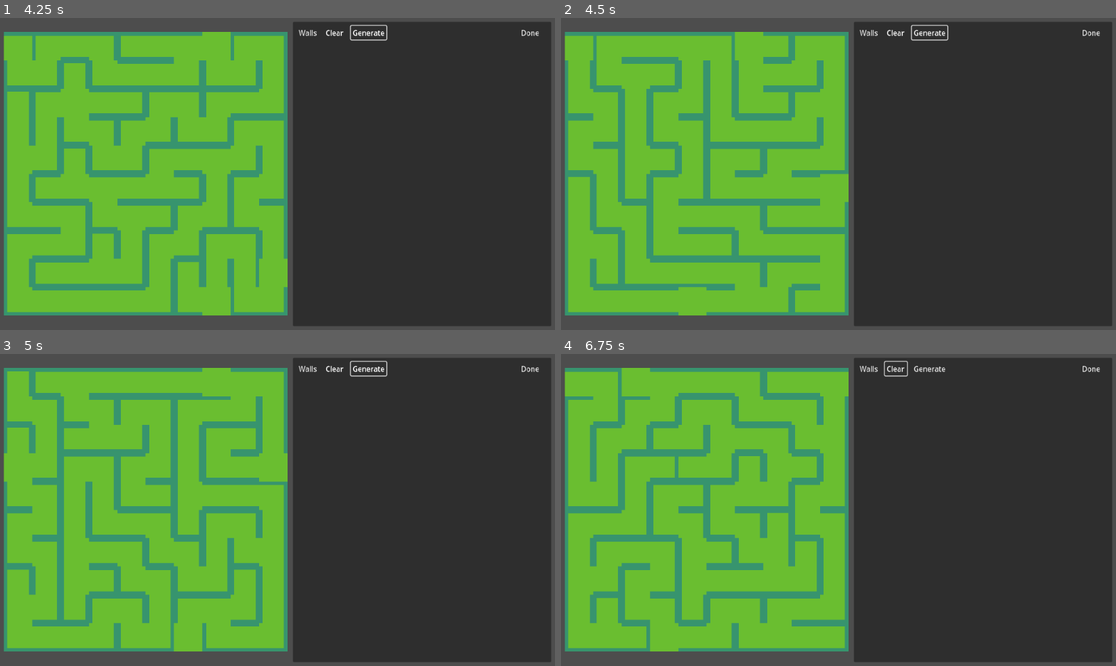
Above: before the commit, frames 1-4 (two rows, left to right).
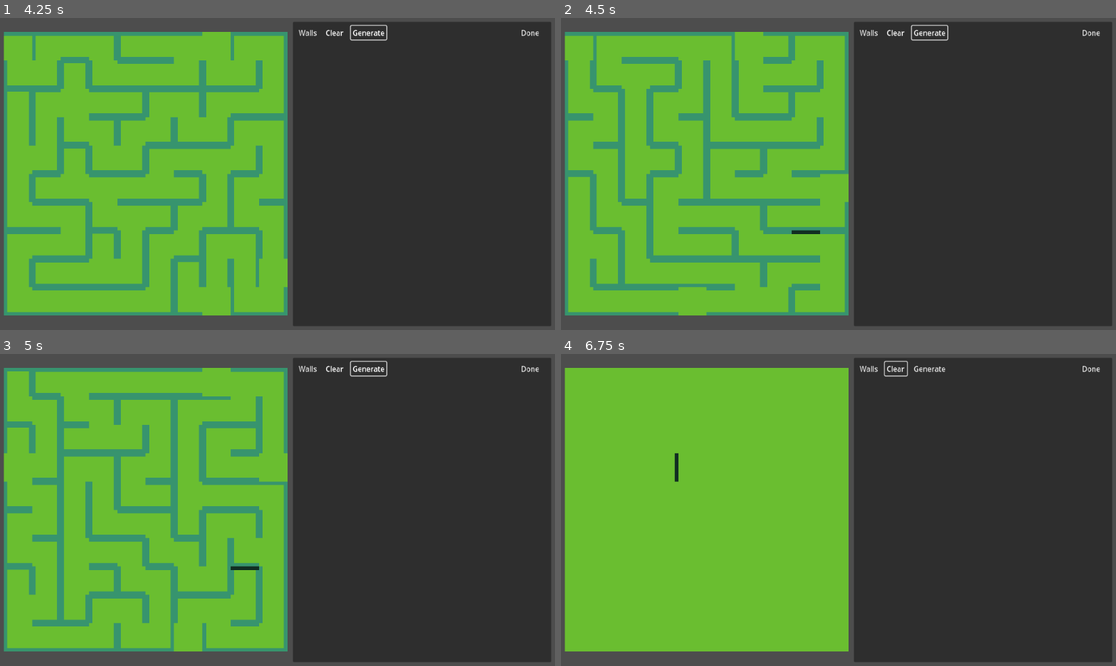
Above: after the commit, the same moments.

Repository: oleksandr-burlakov/labyrinth-game
Game: Godot game, scene res://scenes/map_editor.tscn
Two runs of this game, one before a commit and one after it. Both use one fixed random seed, a clock stepped at 60 frames per second and the inputs below. This scene is started directly instead of the project's main scene.
Inputs (mouse positions are in pixels of both pictures, inside the frame that each line leads up to):
- Up to frame 1 (4.25 s): click "Clear" at 0.5 s; click "Done" at 1.25 s; click "Done" at 2 s; click "Walls" at 2.75 s; click "Generate" at 3.5 s
- Up to frame 2 (4.5 s): tap Enter at 4.25 s; move the mouse to (810, 236) at 4.27 s; press the mouse at (810, 236) at 4.28 s; hold Up from 4.28 s (still down)
- Up to frame 3 (5 s): keep holding Up; tap Space at 4.52 s; right-click (249, 572) at 4.55 s
- Up to frame 4 (6.75 s): move the mouse to (1005, 556) at 5.02 s; release the mouse at (1005, 556) at 5.03 s; right-click (1005, 556) at 5.1 s; tap Space at 5.27, 5.75 s; click (1005, 556) at 5.3 s; move the mouse to (672, 463) at 5.77 s; release Up at 5.78 s; press the mouse at (672, 463) at 5.78 s; hold Left from 5.78 s (still down); right-click (672, 463) at 6.05 s; tap Enter at 6.5 s; move the mouse to (866, 510) at 6.52 s; release the mouse at (866, 510) at 6.53 s; right-click (866, 510) at 6.6 s

Frame 1 is identical in both runs. In frame 2, less than 0.1% of the frame differs, in the area x 41-47%, y 67-70%; in frame 3, less than 0.1%; in frame 4, 11%, in the area x 0-52%, y 4-96%.

Commit message:
Added hover on mouse editing, added hold add walls, and remove walls

Diff:
--- /dev/null
+++ b/maps/hover_map.tres
@@ -0,0 +1,27 @@
+[gd_resource type="TileSet" load_steps=3 format=3 uid="uid://daq3k0ka3qtye"]
+
+[ext_resource type="Texture2D" uid="uid://buskstbw8xss8" path="res://sprites/new_cells_trans.png" id="1_aaidq"]
+
+[sub_resource type="TileSetAtlasSource" id="TileSetAtlasSource_m1jof"]
+texture = ExtResource("1_aaidq")
+texture_region_size = Vector2i(64, 64)
+0:1/0 = 0
+0:0/0 = 0
+1:0/0 = 0
+2:0/0 = 0
+3:0/0 = 0
+3:1/0 = 0
+3:2/0 = 0
+2:2/0 = 0
+2:1/0 = 0
+1:1/0 = 0
+1:2/0 = 0
+0:2/0 = 0
+1:3/0 = 0
+2:3/0 = 0
+3:3/0 = 0
+0:3/0 = 0
+
+[resource]
+tile_size = Vector2i(64, 64)
+sources/0 = SubResource("TileSetAtlasSource_m1jof")
--- a/maps/tile_set.tres
+++ b/maps/tile_set.tres
@@ -1,7 +1,8 @@
-[gd_resource type="TileSet" load_steps=7 format=3 uid="uid://dni8hjctop85a"]
+[gd_resource type="TileSet" load_steps=9 format=3 uid="uid://dni8hjctop85a"]
 
 [ext_resource type="Texture2D" uid="uid://ihju2vaxhyuv" path="res://sprites/Border-1.png" id="1_hpgs2"]
 [ext_resource type="Texture2D" uid="uid://df1ycruocf4kc" path="res://sprites/tile-1.png" id="2_s5urp"]
+[ext_resource type="Texture2D" uid="uid://buskstbw8xss8" path="res://sprites/new_cells_trans.png" id="3_5qhuo"]
 [ext_resource type="Texture2D" uid="uid://byjdtuv2jcili" path="res://sprites/new_cells.png" id="3_kq7rk"]
 
 [sub_resource type="TileSetAtlasSource" id="TileSetAtlasSource_xvbub"]
@@ -49,6 +50,26 @@
 texture_region_size = Vector2i(64, 64)
 0:0/0 = 0
 
+[sub_resource type="TileSetAtlasSource" id="TileSetAtlasSource_haejs"]
+texture = ExtResource("3_5qhuo")
+texture_region_size = Vector2i(64, 64)
+1:0/0 = 0
+2:0/0 = 0
+3:0/0 = 0
+0:1/0 = 0
+1:1/0 = 0
+2:1/0 = 0
+3:1/0 = 0
+0:2/0 = 0
+1:2/0 = 0
+2:2/0 = 0
+3:2/0 = 0
+0:3/0 = 0
+1:3/0 = 0
+2:3/0 = 0
+3:3/0 = 0
+0:0/0 = 0
+
 [sub_resource type="TileSetAtlasSource" id="TileSetAtlasSource_jbbmk"]
 texture = ExtResource("3_kq7rk")
 texture_region_size = Vector2i(64, 64)
@@ -92,3 +113,4 @@
 sources/0 = SubResource("TileSetAtlasSource_xvbub")
 sources/1 = SubResource("TileSetAtlasSource_lu7c3")
 sources/3 = SubResource("TileSetAtlasSource_jbbmk")
+sources/2 = SubResource("TileSetAtlasSource_haejs")
--- a/project.godot
+++ b/project.godot
@@ -32,6 +32,11 @@
 "events": [Object(InputEventMouseButton,"resource_local_to_scene":false,"resource_name":"","device":-1,"window_id":0,"a …(253 unchanged characters)…
 ]
 }
+right_click={
+"deadzone": 0.5,
+"events": [Object(InputEventMouseButton,"resource_local_to_scene":false,"resource_name":"","device":-1,"window_id":0,"alt_pressed":false,"shift_pressed":false,"ctrl_pressed":false,"meta_pressed":false,"button_mask":0,"position":Vector2(0, 0),"global_position":Vector2(0, 0),"factor":1.0,"button_index":2,"canceled":false,"pressed":false,"double_click":false,"script":null)
+]
+}
 
 [rendering]
 
--- a/scenes/map_editor.tscn
+++ b/scenes/map_editor.tscn
@@ -1,7 +1,8 @@
-[gd_scene load_steps=3 format=4 uid="uid://bwyuj6uxh6oob"]
+[gd_scene load_steps=4 format=4 uid="uid://bwyuj6uxh6oob"]
 
 [ext_resource type="TileSet" uid="uid://dni8hjctop85a" path="res://maps/tile_set.tres" id="1_wjykj"]
 [ext_resource type="Script" path="res://scripts/map_editor.gd" id="1_yig1r"]
+[ext_resource type="TileSet" uid="uid://daq3k0ka3qtye" path="res://maps/hover_map.tres" id="3_ta65w"]
 
 [node name="MapEditor" type="Node"]
 script = ExtResource("1_yig1r")
@@ -24,6 +25,11 @@
 [node name="TileMapLayer" type="TileMapLayer" parent="HSplitContainer/MapPanel"]
 tile_map_data = PackedByteArray("AAAAAAAAAwAAAAAAAAAAAAEAAwAAAAAAAAAAAAIAAwAAAAAAAAAAAAMAAwAAAAAAAAAAAAQAAwAAAAAAAAAAAA …(1520 unchanged characters)…
 tile_set = ExtResource("1_wjykj")
+
+[node name="HoverMap" type="TileMapLayer" parent="HSplitContainer/MapPanel/TileMapLayer"]
+modulate = Color(0.310617, 0.310617, 0.310617, 1)
+tile_map_data = PackedByteArray("AAAEAAUAAAAAAAAAAAA=")
+tile_set = ExtResource("3_ta65w")
 
 [node name="SidePanel" type="Panel" parent="HSplitContainer"]
 layout_mode = 2
--- a/scripts/Utils.gd
+++ b/scripts/Utils.gd
@@ -12,7 +12,8 @@
 	]
 
 var cell_walls = {Vector2i(1, 0): E, Vector2i(-1, 0): W,
-				  Vector2i(0, 1): S, Vector2i(0, -1): N}
+				  Vector2i(0, 1): S, Vector2i(0, -1): N,
+				  Vector2i(0,0): 0}
 
 var tile_size = 64  # tile size (in pixels)
 var width = 10  # width of map (in tiles)
--- a/scripts/map_editor.gd
+++ b/scripts/map_editor.gd
@@ -1,54 +1,93 @@
 extends Node
 
 @onready var map: TileMapLayer = $HSplitContainer/MapPanel/TileMapLayer
+@onready var hover_map: TileMapLayer = $HSplitContainer/MapPanel/TileMapLayer/HoverMap
 enum EditAction { WALLS, CLEAR }
 var current_edit_action = EditAction.WALLS
 
 func _ready() -> void:
 	pass
 
-# Called every frame. 'delta' is the elapsed time since the previous frame.
 func _process(delta: float) -> void:
+	pass
+
+var previous_mouse_direction: Vector2i
+var previous_map_coords: Vector2i
+
+func _input(event: InputEvent) -> void:
 	if Input.is_action_pressed("click"):
+		print(get_viewport().get_mouse_position())
 		var map_coords = map.local_to_map(map.to_local(get_viewport().get_mouse_position()))
 		if map_coords.x < 10 && map_coords.y < 10 && map_coords.x >= 0 && map_coords.y >= 0:
+			print('Inside')
 			var dir = Utils.vector_to_dir(_get_direction(map.to_local(get_viewport().get_mouse_position()), map_coords))
 			var current_walls = Utils.get_wall_from_cords(map.get_cell_atlas_coords(map_coords))
-			var image_coords = Utils.dir_to_coor(current_walls ^ dir)
+			var image_coords = Utils.dir_to_coor(current_walls | dir)
 			map.set_cell(map_coords, 3, image_coords)
-	#elif event is InputEventMouseMotion:
-	#	var map_coords = map.local_to_map(map.to_local(event.position))
-	#	if map_coords.x < 10 && map_coords.y < 10 && map_coords.x >= 0 && map_coords.y >= 0:
-	#		pass
+	elif Input.is_action_pressed("right_click"):
+		print(get_viewport().get_mouse_position())
+		var map_coords = map.local_to_map(map.to_local(get_viewport().get_mouse_position()))
+		if map_coords.x < 10 && map_coords.y < 10 && map_coords.x >= 0 && map_coords.y >= 0:
+			print('Inside')
+			var dir = Utils.vector_to_dir(_get_direction(map.to_local(get_viewport().get_mouse_position()), map_coords))
+			var current_walls = Utils.get_wall_from_cords(map.get_cell_atlas_coords(map_coords))
+			var image_coords = Utils.dir_to_coor(current_walls & ~dir)
+			map.set_cell(map_coords, 3, image_coords) # TODO: remake it to do only with array
+	if event is InputEventMouseMotion:
+		var map_coords = hover_map.local_to_map(hover_map.to_local(get_viewport().get_mouse_position()))
+		if map_coords.x < 10 && map_coords.y < 10 && map_coords.x >= 0 && map_coords.y >= 0:
+			var vector_direction = _get_direction(hover_map.to_local(get_viewport().get_mouse_position()), map_coords)
+			previous_mouse_direction = vector_direction
+			var dir = Utils.vector_to_dir(vector_direction)
+			previous_map_coords = map_coords
+			var image_coords = Utils.dir_to_coor(dir)
+			hover_map.clear()
+			hover_map.set_cell(map_coords, 0, image_coords)
 
-func _cross2d(a: Vector2, b: Vector2):
-	return a.x * b.y - a.y * b.x
+func _sign(p1: Vector2, p2: Vector2, p3: Vector2) -> float :
+	return (p1.x - p3.x) * (p2.y - p3.y) - (p2.x - p3.x) * (p1.y - p3.y)
 
-func isInside(a: Vector2, b: Vector2, c: Vector2, point: Vector2):
-	var an: Vector2 = a - point
-	var bn: Vector2 = b - point
-	var cn: Vector2 = c - point
-	var orientation: bool = _cross2d(an, bn) > 0
-	if ((_cross2d(bn,cn) > 0) != orientation):
-		return false
-	return (_cross2d(cn,an) > 0) == orientation
+func _pointInTriangle(v1: Vector2, v2: Vector2, v3:Vector2, pt: Vector2) -> bool:
+	var d1 = _sign(pt, v1, v2)
+	var d2 = _sign(pt, v2, v3)
+	var d3 = _sign(pt, v3, v1)
+	var has_neg = (d1 < 0) || (d2 < 0) || (d3 < 0)
+	var has_pos = (d1 > 0) || (d2 > 0) || (d3 > 0)
+	return !(has_neg && has_pos)
 
 func _get_direction(position: Vector2, position_int: Vector2i) -> Vector2i:
-	var center = Vector2(position_int.x * Globals.CELL_SIZE + Globals.CELL_SIZE / 2,
-		position_int.y * Globals.CELL_SIZE + Globals.CELL_SIZE / 2)
-	var bottom_left = Vector2(center.x - Globals.CELL_SIZE / 2, center.y - Globals.CELL_SIZE / 2)
-	var bottom_right = Vector2(center.x - Globals.CELL_SIZE / 2, center.y + Globals.CELL_SIZE / 2)
-	var top_left = Vector2(center.x + Globals.CELL_SIZE / 2, center.y - Globals.CELL_SIZE / 2)
-	var top_right = Vector2(center.x + Globals.CELL_SIZE / 2, center.y + Globals.CELL_SIZE / 2)
+	var bottom_y = position_int.y * Globals.CELL_SIZE
+	var left_x = position_int.x * Globals.CELL_SIZE
+	var right_x = (position_int.x+1) * Globals.CELL_SIZE
+	var top_y = (position_int.y + 1) * Globals.CELL_SIZE
+	var div_part = 3.5
+	var bottom_rect = Rect2(left_x, bottom_y, Globals.CELL_SIZE, Globals.CELL_SIZE / div_part)
+	var top_rect = Rect2(left_x, top_y - Globals.CELL_SIZE / div_part, Globals.CELL_SIZE, Globals.CELL_SIZE / div_part)
+	var left_rect = Rect2(left_x, bottom_y, Globals.CELL_SIZE / div_part, Globals.CELL_SIZE)
+	var right_rect = Rect2(right_x - Globals.CELL_SIZE / div_part , bottom_y , Globals.CELL_SIZE / div_part, Globals.CELL_SIZE)
 
-	if isInside(center, bottom_left, top_left, position):
+	var in_top = top_rect.has_point(position)
+	var in_bottom = bottom_rect.has_point(position)
+	var in_left = left_rect.has_point(position)
+	var in_right = right_rect.has_point(position)
+
+	if in_bottom:
+		if in_left and previous_mouse_direction == Vector2i.LEFT:
+			return Vector2i.LEFT
+		if in_right and previous_mouse_direction == Vector2i.RIGHT:
+			return Vector2i.RIGHT
 		return Vector2i.UP
-	elif isInside(center, top_left, top_right, position):
+	elif in_top:
+		if in_left and previous_mouse_direction == Vector2i.LEFT:
+			return Vector2i.LEFT
+		if in_right and previous_mouse_direction == Vector2i.RIGHT:
+			return Vector2i.RIGHT
+		return Vector2i.DOWN
+	elif in_left:
+		return Vector2i.LEFT
+	elif in_right:
 		return Vector2i.RIGHT
-	elif isInside(center, top_right, bottom_right, position):
-		return Vector2i.DOWN
-	else:
-		return Vector2i.LEFT
+	return Vector2i.ZERO
 
 func _on_generate_button_pressed() -> void:
 	var map_array = Utils.map_to_coors(Utils.make_maze())
@@ -59,7 +98,9 @@
 
 
 func _on_clear_button_pressed() -> void:
-	current_edit_action = EditAction.CLEAR
+	var all_cells = map.get_used_cells()
+	for cell in all_cells:
+		map.set_cell(cell, 3, Vector2i(0,0))
 
 func _on_h_split_container_gui_input(event: InputEvent) -> void:
 	print('Mouse click')
Binary file added: sprites/new_cells_trans.png
Not shown, added: sprites/new_cells_trans.png.import
